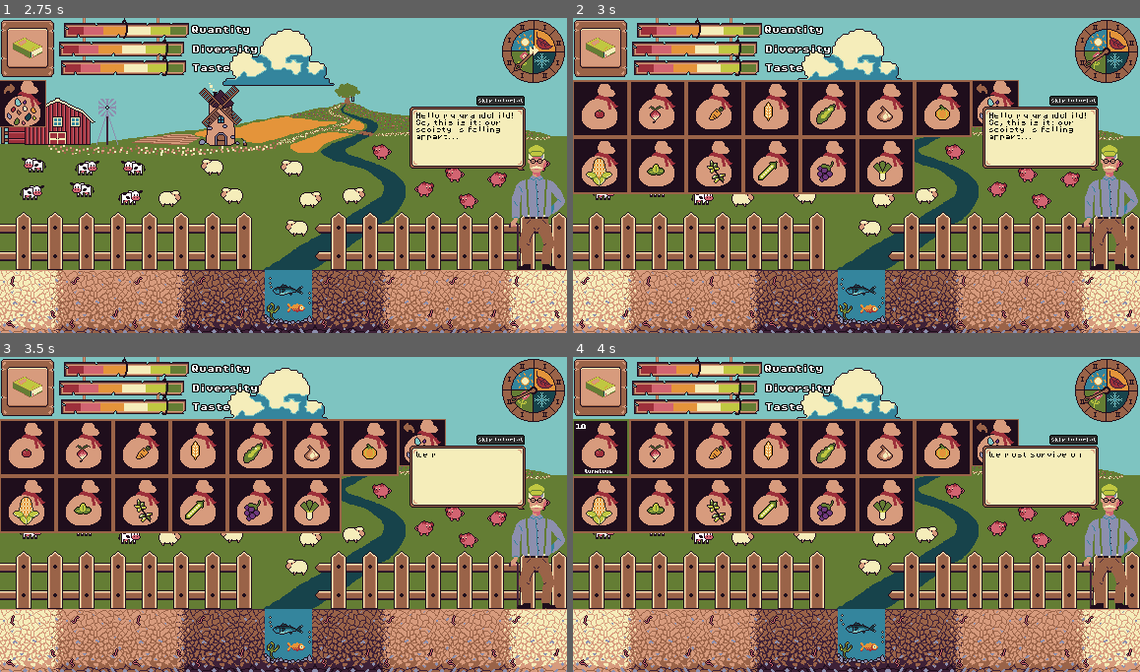
Above: before the commit, frames 1-4 (two rows, left to right).
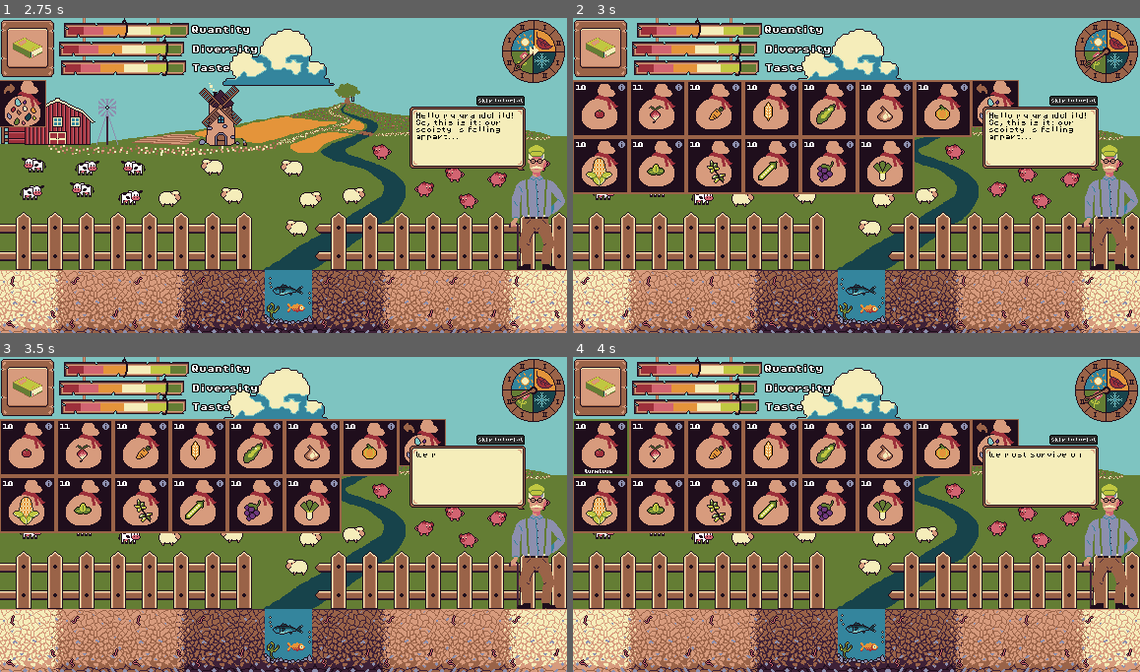
Above: after the commit, the same moments.

Repository: JustAlternate/Regenerative_Game_Jam
Game: Godot game, scene res://Scenes/menu.tscn
Two runs of this game, one before a commit and one after it. Both use one fixed random seed, a clock stepped at 60 frames per second and the inputs below.
Inputs (mouse positions are in pixels of both pictures, inside the frame that each line leads up to):
- Up to frame 1 (2.75 s): click "Play" at 0.5 s; click (464, 137) at 1.27 s; click (532, 49) at 2 s
- Up to frame 2 (3 s): click (595, 103) at 2.75 s
- Up to frame 3 (3.5 s): no input
- Up to frame 4 (4 s): click "10" at 3.5 s

Frame 1 is identical in both runs. In frame 2, 0.4% of the frame differs, in the area x 0-70%, y 20-42%; in frame 3, 0.4%; in frame 4, 0.4%.

Commit message:
Qol : info button in seed drawer

Diff:
--- a/Scenes/seed_container.tscn
+++ b/Scenes/seed_container.tscn
@@ -9,7 +9,9 @@
 [ext_resource type="PackedScene" uid="uid://b05j16p7wwoul" path="res://Scenes/sound_pool.tscn" id="5_ljx6v"]
 [ext_resource type="Texture2D" uid="uid://da8cefrkfo8pc" path="res://Assets/Plant/icon/sprite-mais.png" id="6_kpi08"]
 [ext_resource type="AudioStream" uid="uid://c26sgq6cm5a0i" path="res://Assets/sfx/seed_bag/seed_bag1.wav" id="6_vhbff"]
+[ext_resource type="Texture2D" uid="uid://dn1plkqonchvt" path="res://Assets/sprites/UI/little_info.png" id="7_fa8ta"]
 [ext_resource type="AudioStream" uid="uid://chwgw6ax8w71d" path="res://Assets/sfx/seed_bag/seed_bag2.wav" id="7_mr3pn"]
+[ext_resource type="Texture2D" uid="uid://cls1d25fd00pi" path="res://Assets/sprites/UI/little_info_hover.png" id="8_4n6oy"]
 
 [sub_resource type="LabelSettings" id="LabelSettings_asshp"]
 line_spacing = 1.0
@@ -36,7 +38,6 @@
 texture = ExtResource("4_e1de4")
 
 [node name="SeedNumberLabel" type="Label" parent="."]
-visible = false
 layout_mode = 0
 offset_left = 4.0
 offset_top = 4.0
@@ -61,6 +62,15 @@
 vertical_alignment = 1
 autowrap_mode = 3
 
+[node name="Button" type="TextureButton" parent="."]
+layout_mode = 0
+offset_left = 46.0
+offset_top = 3.0
+offset_right = 55.0
+offset_bottom = 12.0
+texture_normal = ExtResource("7_fa8ta")
+texture_hover = ExtResource("8_4n6oy")
+
 [node name="Sprite2D" type="Sprite2D" parent="."]
 position = Vector2(-35, -5)
 texture = ExtResource("6_kpi08")
@@ -78,3 +88,4 @@
 [connection signal="mouse_entered" from="." to="." method="_on_mouse_entered"]
 [connection signal="mouse_exited" from="." to="." method="_on_mouse_exited"]
 [connection signal="pressed" from="." to="." method="_on_pressed"]
+[connection signal="pressed" from="Button" to="." method="_on_button_pressed"]
--- a/Scripts/seed_container.gd
+++ b/Scripts/seed_container.gd
@@ -55,3 +55,7 @@
 func _on_mouse_exited():
 	$Label.visible = false
 	$SeedNumberLabel.visible = false
+
+
+func _on_button_pressed():
+	get_tree().root.get_node("home/Game/Encyclopedia").open_on_name(seed_name)
Binary file added: Assets/sprites/UI/little_info.png
Binary file added: Assets/sprites/UI/little_info_hover.png
Not shown: 1 places in Scenes/seed_container.tscn that only renumber resources
